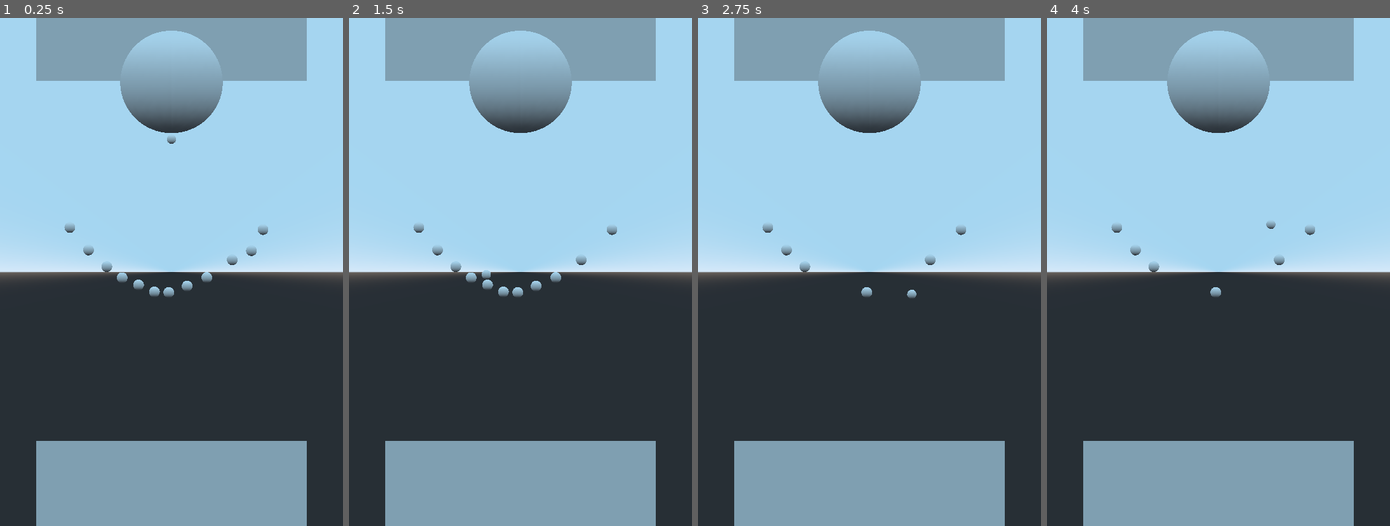
Above: before the commit, frames 1-4 (left to right).
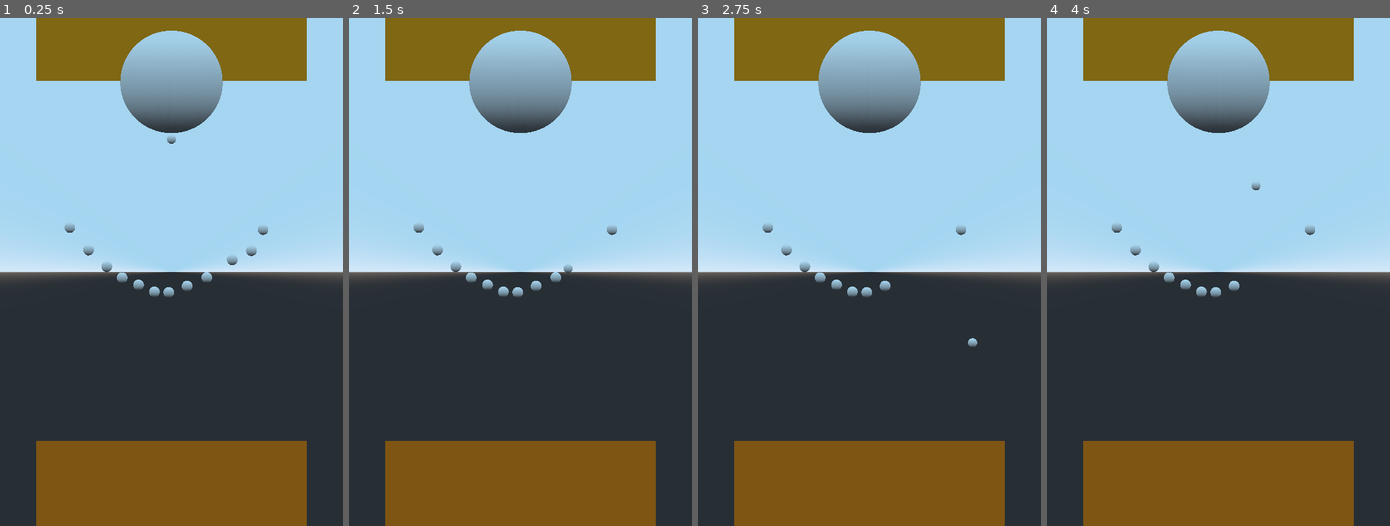
Above: after the commit, the same moments.

Repository: beothorn/librethrow
Game: Godot game, scene res://playStage/PlayStage.tscn
Two runs of this game, one before a commit and one after it. Both use one fixed random seed, a clock stepped at 60 frames per second and the inputs below.
Inputs (mouse positions are in pixels of both pictures, inside the frame that each line leads up to):
- Up to frame 1 (0.25 s): no input
- Up to frame 2 (1.5 s): tap Enter at 0.5 s; move the mouse to (595, 246) at 0.52 s; click (595, 246) at 0.67 s; move the mouse to (451, 297) at 1.27 s; click (451, 297) at 1.42 s
- Up to frame 3 (2.75 s): move the mouse to (903, 160) at 2.02 s; click (903, 160) at 2.17 s
- Up to frame 4 (4 s): move the mouse to (1201, 373) at 2.77 s; click (1201, 373) at 2.92 s; move the mouse to (1321, 348) at 3.52 s; click (1321, 348) at 3.67 s

The runs differ from the first frame. In frame 1, 21% of the frame differs, in the area x 10-90%, y 0-100%; in frame 2, 21%; in frame 3, 21%; in frame 4, 21%.

Commit message:
Restart when all stones are dead

Diff:
--- a/game/playStage/PlayStage.gd
+++ b/game/playStage/PlayStage.gd
@@ -5,8 +5,11 @@
 onready var aim_ball = get_node("/root/GameRoom/Aim_ball")
 onready var ball_gen = preload("res://playStage/ThrownBall.tscn")
 
-var throw_force = 15
+var throw_force = 8
 var aim_circle_radius = 2.2
+var hidden_z_ccordinate = -1000
+var maximun_aim_angle = -0.26
+var should_restart = false
 
 var throwing = false
 
@@ -15,7 +18,7 @@
 	root.add_child(ball)
 	ball.connect("collision", self, "_on_ball_hit")
 	ball.translation = aim_ball.translation
-	aim_ball.translation.z = 10
+	aim_ball.translation.z = hidden_z_ccordinate
 	var pos = get_node("Camera").project_ray_origin(towards_point)
 	ball.gravity_scale = 1
 	var throw_direction = Vector3(pos.x, pos.y, 0)
@@ -34,14 +37,24 @@
 		var pos = get_node("Camera").project_ray_origin(event.position)
 		var pos2d = Vector3(pos.x, pos.y, 0)
 		var pos_cursor = pos2d.normalized() * aim_circle_radius
-		aim_ball.translation.x = pos_cursor.x
-		aim_ball.translation.y = pos_cursor.y
+		if pos_cursor.y < maximun_aim_angle:
+			aim_ball.translation.x = pos_cursor.x
+			aim_ball.translation.y = pos_cursor.y
 
 func _on_ball_hit(obj, ball):
 	if obj.is_in_group("Stone"):
 		#removing child is slow so we just hide it
-		obj.translation.z=-1000
+		obj.translation.z = hidden_z_ccordinate
+		should_restart = true
+		for stone in stones.get_children():
+			if stone.translation.z != hidden_z_ccordinate:
+				should_restart = false
+
 	if obj.is_in_group("BallKiller"):
 		root.remove_child(ball)
 		throwing = false
 		aim_ball.translation.z = 0
+		if should_restart:
+			for stone in stones.get_children():
+				stone.translation.z = 0
+			should_restart = false
--- a/game/playStage/PlayStage.tscn
+++ b/game/playStage/PlayStage.tscn
@@ -6,10 +6,18 @@
 radius = 2.0
 height = 4.0
 
+[sub_resource type="SpatialMaterial" id=13]
+albedo_color = Color( 1, 0.654902, 0, 1 )
+
 [sub_resource type="CubeMesh" id=6]
+material = SubResource( 13 )
 size = Vector3( 10.53, 8.38, 7.19 )
 
+[sub_resource type="SpatialMaterial" id=14]
+albedo_color = Color( 1, 0.537255, 0, 1 )
+
 [sub_resource type="CubeMesh" id=11]
+material = SubResource( 14 )
 size = Vector3( 10.53, 8.38, 10.96 )
 
 [sub_resource type="BoxShape" id=7]
Not shown: 1 places in game/playStage/PlayStage.tscn that only renumber resources
